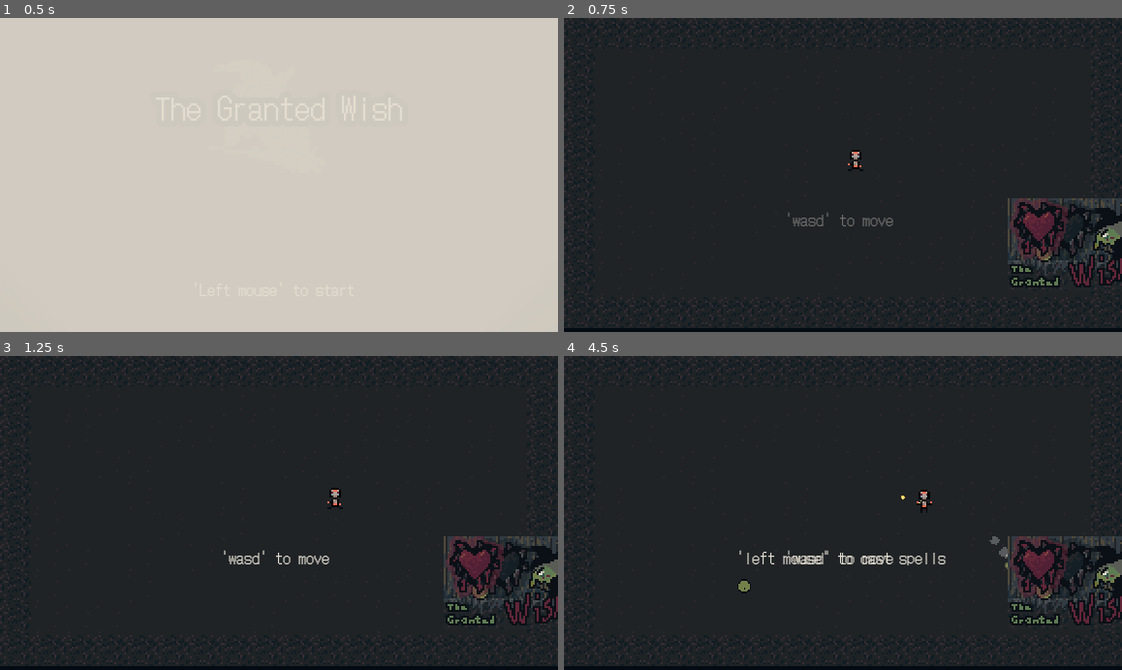
Above: before the commit, frames 1-4 (two rows, left to right).
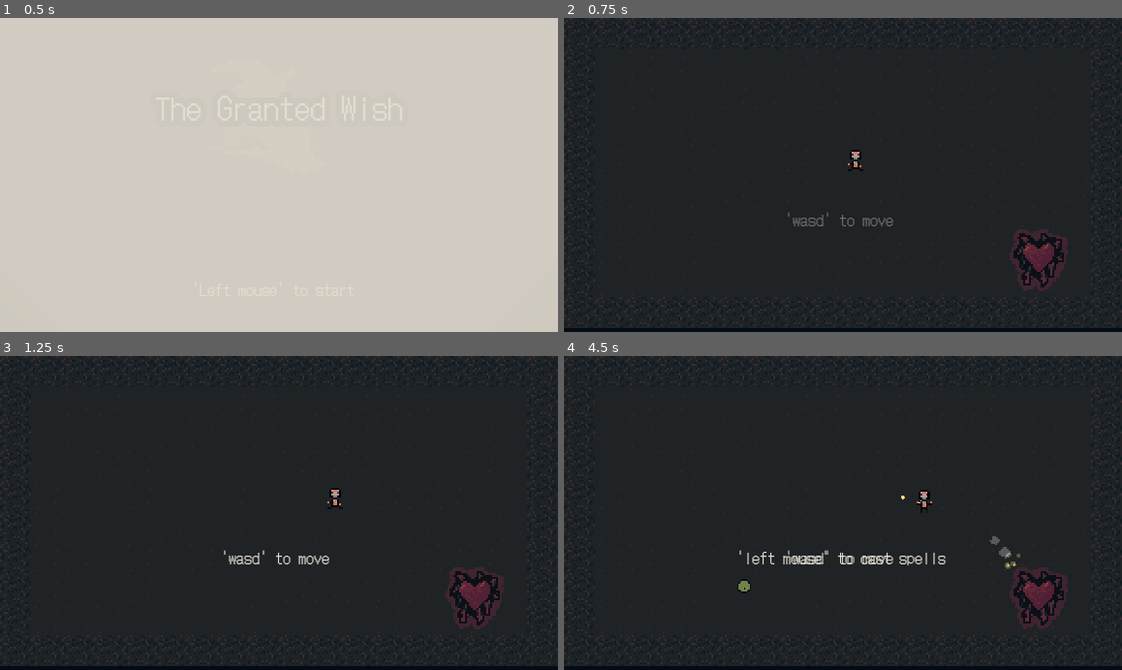
Above: after the commit, the same moments.

Repository: OlliO6/Granted-Wish
Game: Godot game, scene res://ui/main_menu/main_menu.tscn
The game is run twice, just before and just after one commit, with the same random seed, the same clock (stepped at 60 frames per second) and the same inputs. This scene is started directly instead of the project's main scene.
Inputs (mouse positions are in pixels of both pictures, inside the frame that each line leads up to):
- Up to frame 1 (0.5 s): no input
- Up to frame 2 (0.75 s): tap Enter at 0.5 s; move the mouse to (965, 159) at 0.52 s; press the mouse at (965, 159) at 0.53 s; hold D (move_right) from 0.53 s (still down)
- Up to frame 3 (1.25 s): keep holding D (move_right)
- Up to frame 4 (4.5 s): move the mouse to (731, 528) at 1.27 s; release D (move_right) at 1.28 s; release the mouse at (731, 528) at 1.28 s; hold S (move_down) 1.28-2.03 s; tap Mouse wheel down (next_spell) at 1.35, 4.35 s; move the mouse to (898, 443) at 2.02 s; hold D (move_right) 2.03-2.78 s; hold Mouse wheel up (previous_spell) 2.03-2.78 s; move the mouse to (815, 575) at 2.77 s; hold W (move_up) 2.78-3.53 s; tap 0 at 2.85 s; move the mouse to (1010, 560) at 3.52 s; press the mouse at (1010, 560) at 3.53 s; hold A (move_left) from 3.53 s (still down); move the mouse to (675, 465) at 4.27 s; release the mouse at (675, 465) at 4.28 s

Frame 1 is identical in both runs. In frame 2, 2.7% of the frame differs, in the area x 79-100%, y 57-88%; in frame 3, 2.7%; in frame 4, 2.8%.

Commit message:
better fix for enemies getting suck in player

Diff:
--- a/components/fighting/attack_area.gd
+++ b/components/fighting/attack_area.gd
@@ -12,6 +12,7 @@
 
 func _ready() -> void:
 	body_entered.connect(_apply_damage)
+	Globals.game.get_player().dmg_receiver.invis_time_ended.connect(rescan)
 
 func rescan() -> void:
 	for b in get_overlapping_bodies():
--- a/content/entities/enemies/circle/circle.tscn
+++ b/content/entities/enemies/circle/circle.tscn
@@ -151,7 +151,7 @@
 
 [node name="Circle" type="CharacterBody2D"]
 collision_layer = 4
-collision_mask = 577
+collision_mask = 65
 motion_mode = 1
 script = ExtResource("1_e8oqa")
 speed = 40.0
--- a/content/entities/enemies/fruit_fly/fruit_fly.tscn
+++ b/content/entities/enemies/fruit_fly/fruit_fly.tscn
@@ -182,7 +182,7 @@
 
 [node name="FruitFly" type="CharacterBody2D"]
 collision_layer = 4
-collision_mask = 577
+collision_mask = 65
 motion_mode = 1
 script = ExtResource("1_xegit")
 idle_time_range = Vector2(0.7, 1)
--- a/player/player.tscn
+++ b/player/player.tscn
@@ -195,7 +195,7 @@
 
 [node name="DamageReceiver" type="Node" parent="." node_paths=PackedStringArray("health")]
 script = ExtResource("1_v2v0g")
-invis_time = 2.0
+invis_time = 2.4
 health = NodePath("../Health")
 
 [node name="ScreenShakeInducer" type="Node" parent="DamageReceiver"]
Binary file changed: ui/ingame_ui/empty_heart.png
